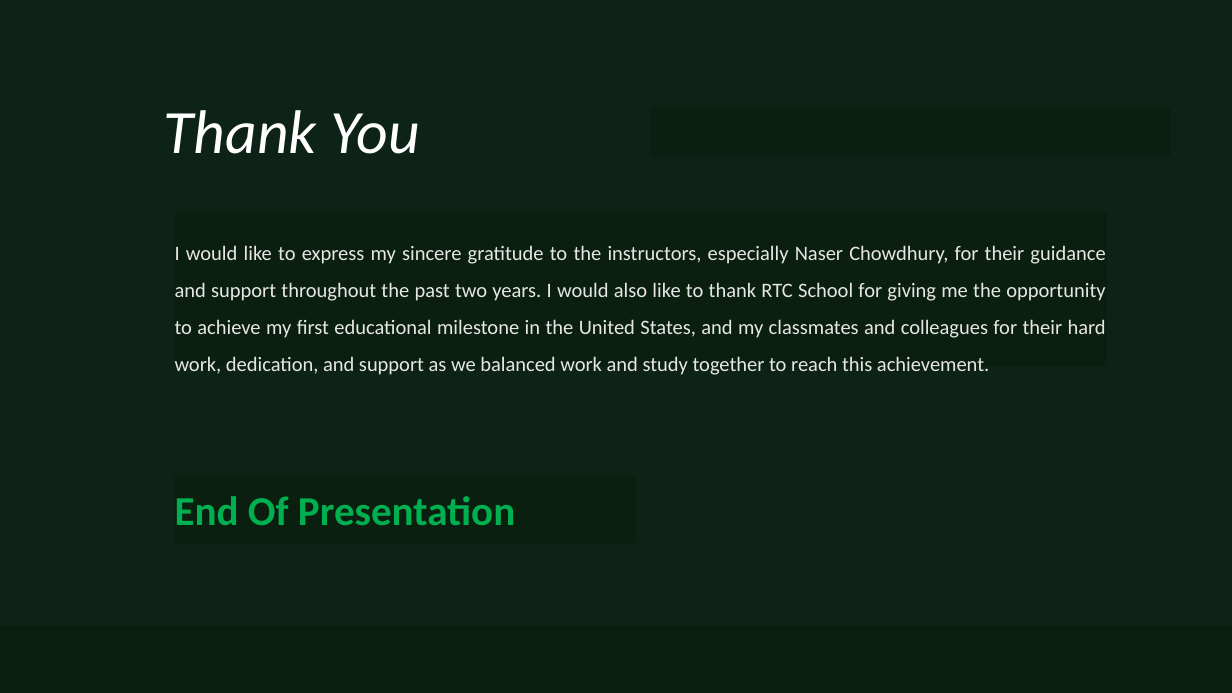
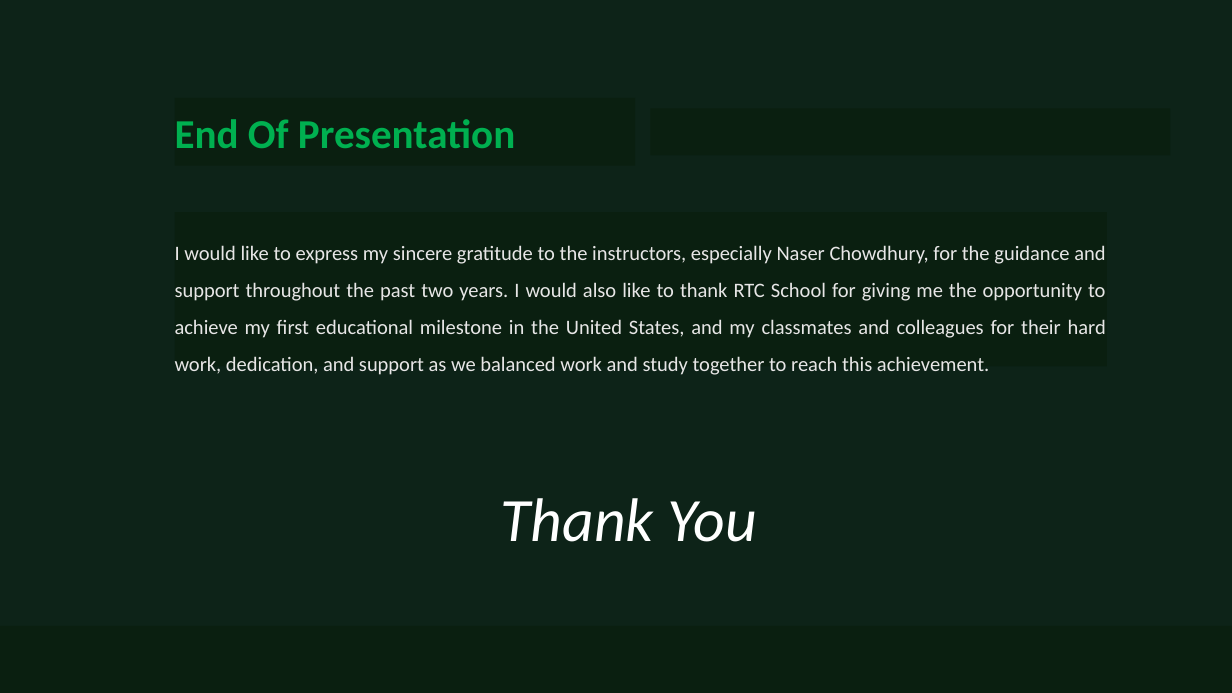
Before and after one commit to TranRTC/capstone_project, a slide deck: slide 14 of Documents/Presentation/Capstone Project Presentation.pptx. Drawn at 1232x693 pixels with LibreOffice and Linux fonts; fonts in the diff are those of the drawing. Boxes give left, top, right and bottom in pixels: in the first picture for what was removed or moved away, otherwise in the second. Text is boxed around its words. In the diff, an @@ line names an element or a change of style, - is before the commit and + after.

Commit message:
working with final ppt

```diff
--- a/Documents/Presentation/Capstone Project Presentation.pptx
+++ b/Documents/Presentation/Capstone Project Presentation.pptx
@@ rectangle "End Of Presentation" moved from (x1=175, y1=476, x2=635, y2=543) to (x1=175, y1=98, x2=635, y2=165) @@
@@ text in rectangle at (x1=175, y1=245, x2=1106, y2=375): text changed @@
-I would like to express my sincere gratitude to the instructors, especially Naser Chowdhury, for their guidance and support throughout the past two years. I would also like to thank RTC School for giving me the opportunity to achieve my first educational milestone in the United States, and my classmates and colleagues for their hard work, dedication, and support as we balanced work and study together to reach this achievement.
+I would like to express my sincere gratitude to the instructors, especially Naser Chowdhury, for the guidance and support throughout the past two years. I would also like to thank RTC School for giving me the opportunity to achieve my first educational milestone in the United States, and my classmates and colleagues for their hard work, dedication, and support as we balanced work and study together to reach this achievement.
@@ text "Thank You" moved from (x1=164, y1=110, x2=420, y2=154) to (x1=501, y1=498, x2=757, y2=542) @@
```
Also in this commit, not shown: 3 other slides changed, 1 other file.
